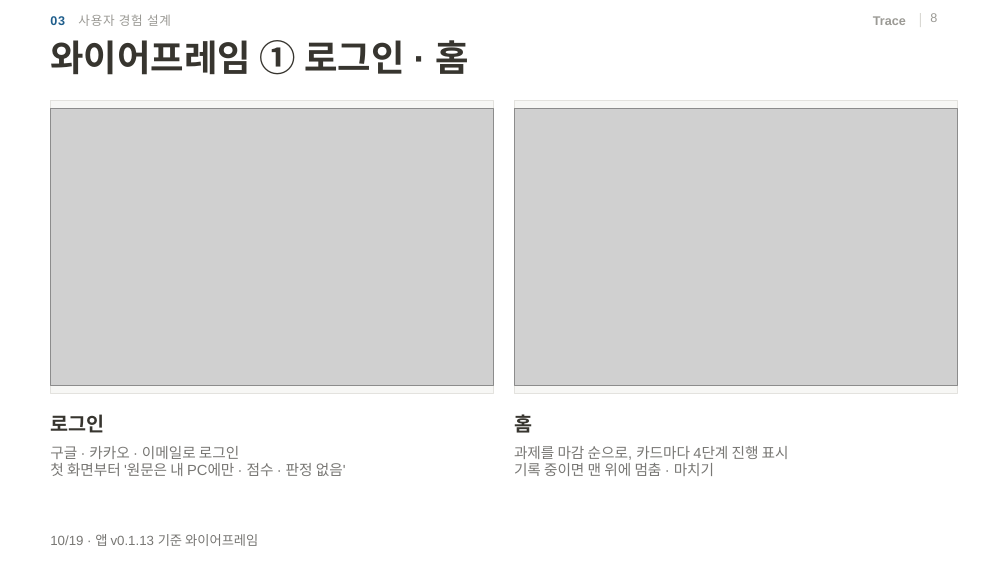
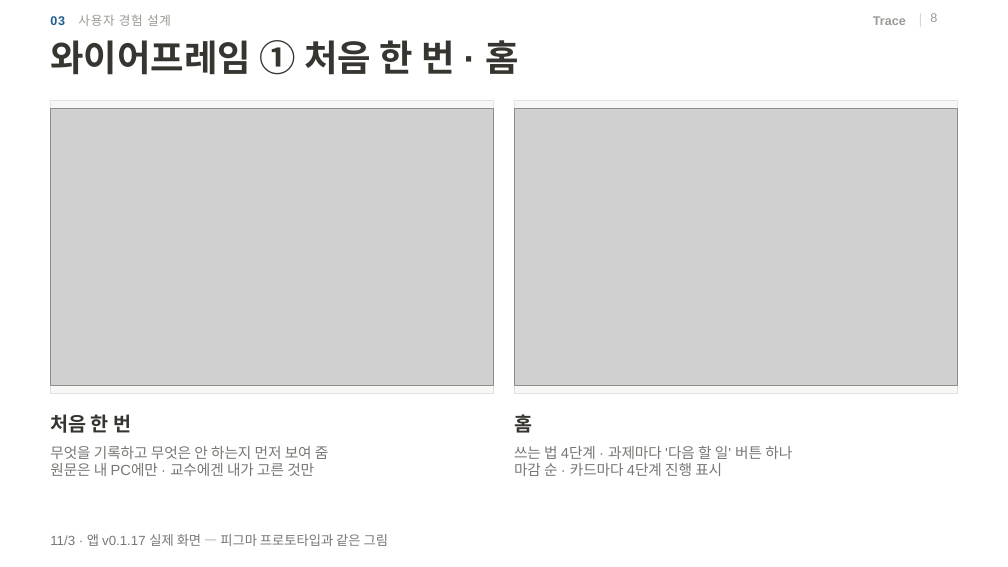
Before and after one commit to 20233014-KYH/trace, a slide deck: slide 8 of deck/중간발표_김용현.pptx. Drawn at 1008x567 pixels with LibreOffice and Linux fonts; fonts in the diff are those of the drawing; grey boxes stand for pictures; background and template pictures are left out. Boxes give left, top, right and bottom in pixels: in the first picture for what was removed or moved away, otherwise in the second. Text is boxed around its words. In the diff, an @@ line names an element or a change of style, - is before the commit and + after.

```diff
--- a/deck/중간발표_김용현.pptx
+++ b/deck/중간발표_김용현.pptx
@@ title at (50,40,519,75): text changed @@
-와이어프레임 ① 로그인 · 홈
+와이어프레임 ① 처음 한 번 · 홈
@@ text at (50,414,131,433): text changed @@
-로그인
+처음 한 번
@@ text at (50,446,329,476): text changed @@
-구글 · 카카오 · 이메일로 로그인
-첫 화면부터 '원문은 내 PC에만 · 점수 · 판정 없음'
+무엇을 기록하고 무엇은 안 하는지 먼저 보여 줌
+원문은 내 PC에만 · 교수에겐 내가 고른 것만
@@ text at (514,446,792,476): text changed @@
-과제를 마감 순으로, 카드마다 4단계 진행 표시
-기록 중이면 맨 위에 멈춤 · 마치기
+쓰는 법 4단계 · 과제마다 '다음 할 일' 버튼 하나
+마감 순 · 카드마다 4단계 진행 표시
@@ text at (50,534,388,546): text changed @@
-10/19 · 앱 v0.1.13 기준 와이어프레임
+11/3 · 앱 v0.1.17 실제 화면 — 피그마 프로토타입과 같은 그림
```
Also in this commit, not shown: 4 other slides changed, 16 other files.
